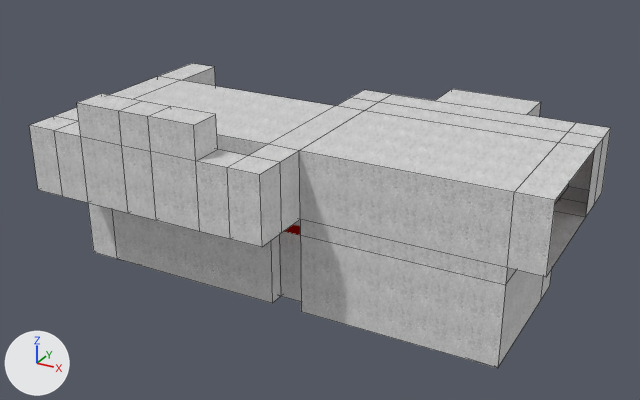
Before and after pictures for a commit that changed the Blender file Assets/World/C5L2/raw/C5L2.blend.
Camera for both pictures: a camera (50 mm lens) standing at (35.2, -172.6, 84.1) and looking at (-60.8, 1.9, -3.1). The lights are fixed; the arrows at lower left show +X, +Y and +Z. Mesh edges are drawn as thin lines.

In view in the first picture: 'Part4'.
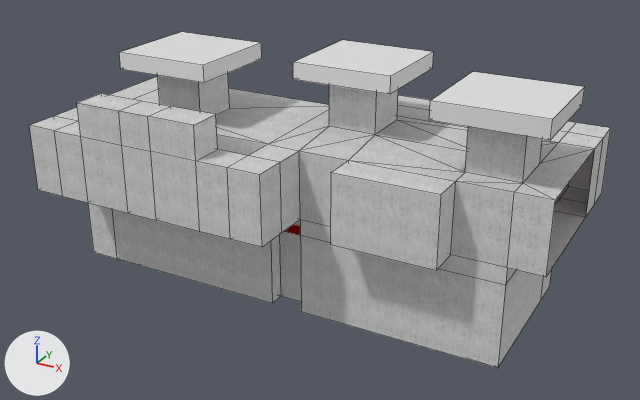
Pixel boxes (x1, y1, x2, y2) of what changed, in the pictures (640 x 400 px):
'Part4', reshaped (10% taller): before (29, 63, 611, 368); after (29, 32, 611, 368)
part 1 of me_plane_005, built on: before (155, 80, 594, 361); after (119, 32, 594, 361)
part 2 of me_plane_005, surface changed: before (63, 63, 609, 270); after (63, 76, 609, 270)

The edits, one by one:
Material 'ef_white' (mat_ef_white) is new.
Its base color is (0.8, 0.8, 0.8) (white #e7e7e7).
me_plane_005 is used by ob_part4; location (0.0, 0.0, 0.0).
me_plane_005 had 123 vertices, 124 faces and spanned x -120.0..0.0, y -32.0..44.0, z -24.0..24.5.
me_plane_005 now has 179 vertices, 187 faces and spans x -120.0..0.0, y -32.0..44.0, z -24.0..32.5.
Part 1, on me_plane_005:
6 faces are deleted.
22 vertices are added at x -104.0..-8.0, y -24.0..19.3, z 0.0..32.5.
16 new vertices lie (24.0, 0.0, 0.0) away from vertices in x -104.0..-26.0, y -24.0..19.3, z 0.0..32.5.
6 new vertices lie (0.0, -12.0, 0.0) away from vertices in x -86.0..-8.0, y 1.3..13.3, z 16.5..28.5.
12 new vertices lie (-12.0, 0.0, 0.0) away from vertices in x -86.0..-8.0, y -10.7..13.3, z 16.5..28.5.
42 new faces join them, mat_marble (picture img_whitebrick_png_001).
27 new faces join them, mat_ef_white (white #e7e7e7).
me_plane_005 part 2: 118 kept faces spanning x -120.0..0.0, y -32.0..44.0, z -24.0..24.5 get new texture (UV) coordinates.
me_plane_005 now uses material mat_ef_white (white #e7e7e7).
